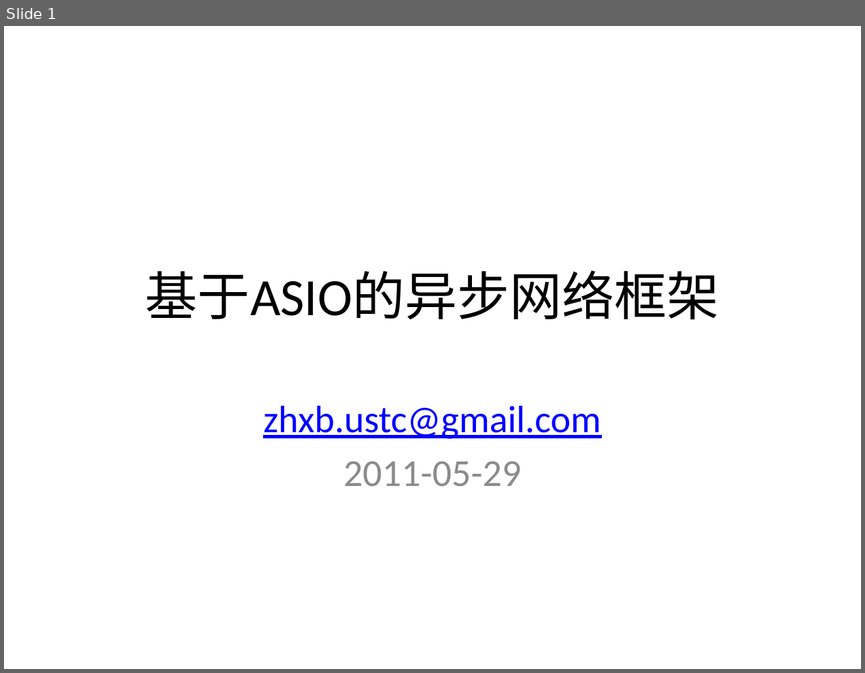
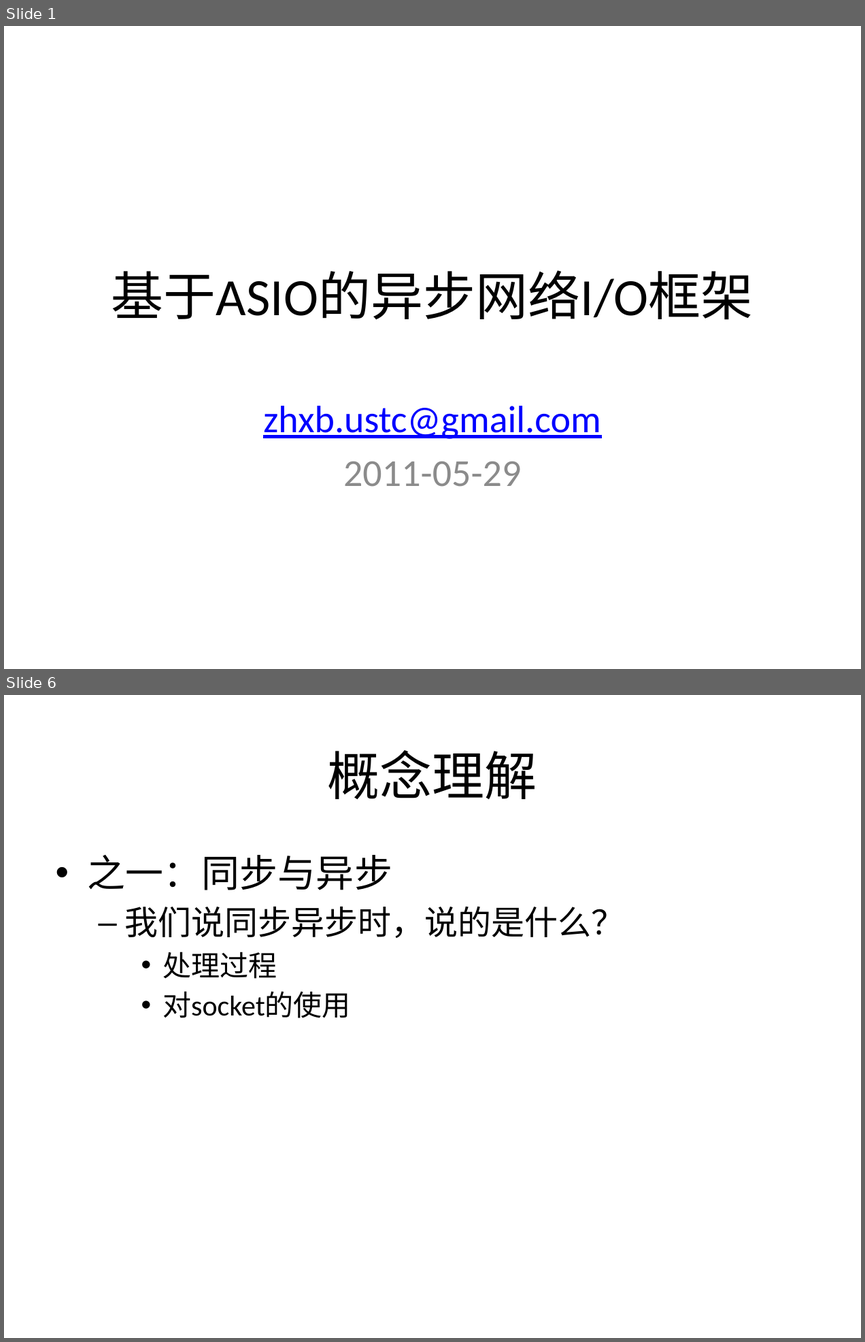
Before and after one commit to kkzhou/kknf, a slide deck: aanf/asio-based2/doc/asio-based AANF.pptx. Shown one above the other, each under a label of ours: slide 1 before the commit, slides 1 and 6 after it; the slides between them are not shown. The pictures are 865x673 and 865x1342 pixels, drawn with LibreOffice and Linux fonts; fonts in the diff are those of the drawing. Boxes give left, top, right and bottom in pixels: in the first picture for what was removed or moved away, otherwise in the second. Text is boxed around its words. In the diff, an @@ line names an element or a change of style, - is before the commit and + after.

```diff
--- a/aanf/asio-based2/doc/asio-based AANF.pptx
+++ b/aanf/asio-based2/doc/asio-based AANF.pptx
@@ slide 6 added at (4,695,861,1338), background #FFFFFF @@
@@ title added at (328,750,537,799), 44 pt, text #000000 @@
+概念理解
@@ text added at (88,855,624,1018), 28 pt, text #000000 @@
+• 之一：同步与异步
+  – 我们说同步异步时，说的是什么？
+    • 处理过程
+    • 对socket的使用
@@ slide 1 changed as well @@
@@ title at (111,270,753,320): text changed @@
-基于ASIO的异步网络框架
+基于ASIO的异步网络I/O框架
```
Also in this commit, not shown: 1 other slide changed, 26 other slides added, 3 slides removed.
